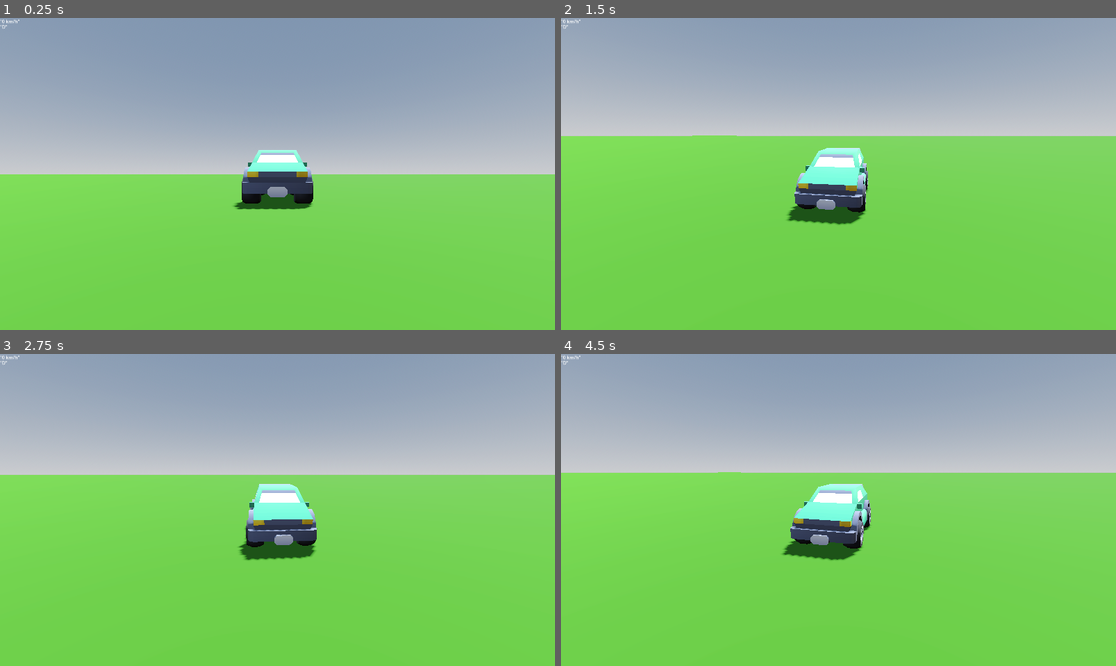
Above: before the commit, frames 1-4 (two rows, left to right).
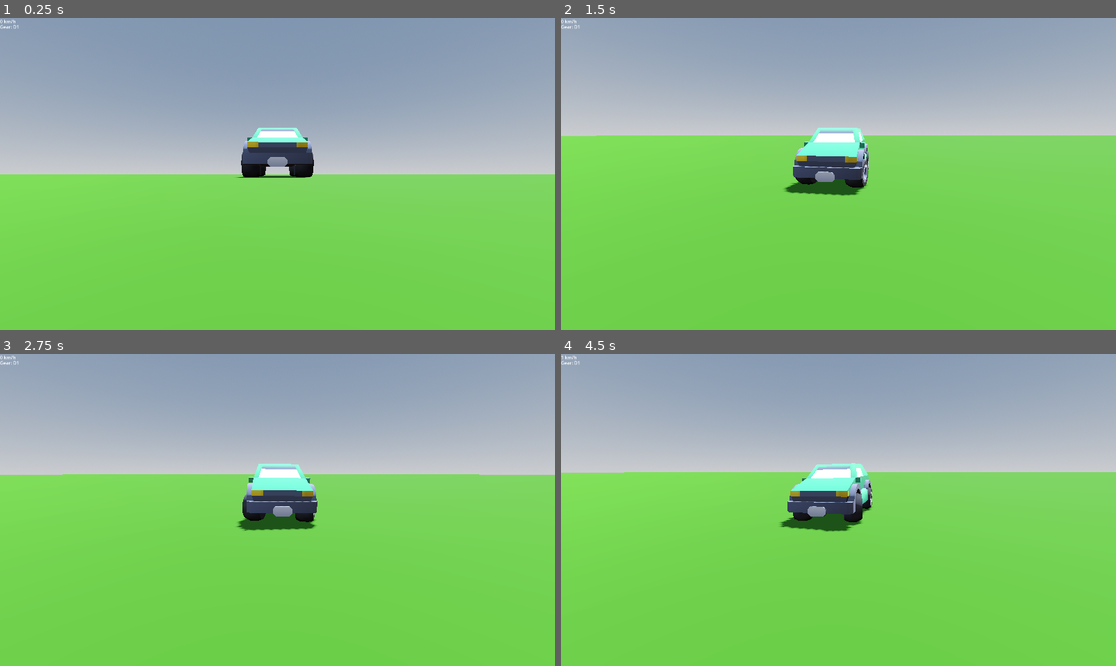
Above: after the commit, the same moments.

Repository: SaltyCookiez/DrivingSimEE
Game: Godot game, scene res://world.tscn
Same seed, same stepped clock (60 frames per second), same inputs: the game is played once before the commit and once after it.
Inputs (mouse positions are in pixels of both pictures, inside the frame that each line leads up to):
- Up to frame 1 (0.25 s): no input
- Up to frame 2 (1.5 s): move the mouse to (866, 174) at 0.52 s; hold D (Right) 0.53-1.28 s; hold W (Gas) 0.53-1.28 s; move the mouse to (810, 174) at 1.27 s; hold S (Brake) from 1.28 s (still down); tap W (Gas) at 1.35 s
- Up to frame 3 (2.75 s): move the mouse to (288, 503) at 2.02 s; release S (Brake) at 2.03 s; hold D (Right) from 2.03 s (still down); hold W (Gas) from 2.03 s (still down)
- Up to frame 4 (4.5 s): tap Enter at 2.75 s; move the mouse to (832, 516) at 2.77 s; release W (Gas) at 2.78 s; tap W (Gas) at 2.85, 4.35 s; move the mouse to (877, 513) at 3.52 s; release D (Right) at 3.53 s; hold W (Gas) 3.53-4.28 s; hold A (Left) from 3.53 s (still down); move the mouse to (794, 506) at 4.27 s

The runs differ from the first frame. In frame 1, 3.2% of the frame differs, in the area x 0-57%, y 0-62%; in frame 2, 4.0%; in frame 3, 3.9%; in frame 4, 4.2%, in the area x 0-100%, y 0-67%.
Error before the commit: Parse Error: Function "_print_debug()" not found in base self. (res://Car.gd:91)
Error after the commit: Invalid type in utility function "lerp()". Cannot convert argument 2 from float to int. (res://Car.gd:119)

Commit message:
Update car script to have debugging

Diff:
--- a/driving-sim-ee/Car.gd
+++ b/driving-sim-ee/Car.gd
@@ -152,3 +152,16 @@
 		return "D" + str(current_gear)
 	else:
 		return gear_mode
+
+#
+# Debugging
+#
+
+func _print_debug(speed):
+	print("-------------------------------")
+	print("Speed: ", snapped(speed, 0.1), " km/h")
+	print("Gear Mode: ", gear_mode)
+	print("Current Gear: ", current_gear)
+	print("RPM: ", int(current_rpm))
+	print("Torque: ", snapped(engine_torque, 0.1))
+	print("-------------------------------")
